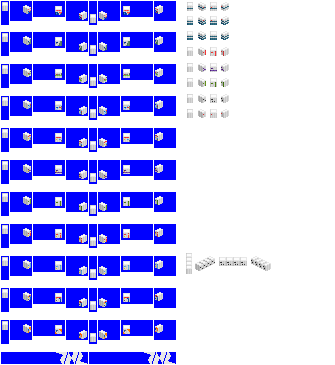
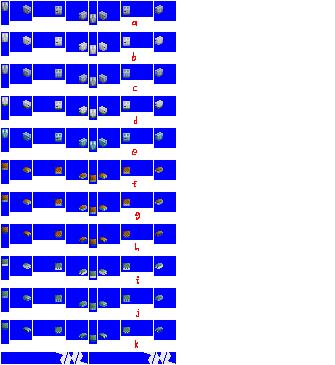
Two versions of the same layered image (335 × 365). Layer-by-layer changes:
showed "letters" over [132, 21, 140, 348]
added layer "small bulk conts" above "jnr conts reefer" over [2, 2, 163, 342]
renamed "new conts reef" to "private conts reefer", hid it over [2, 2, 271, 342]
